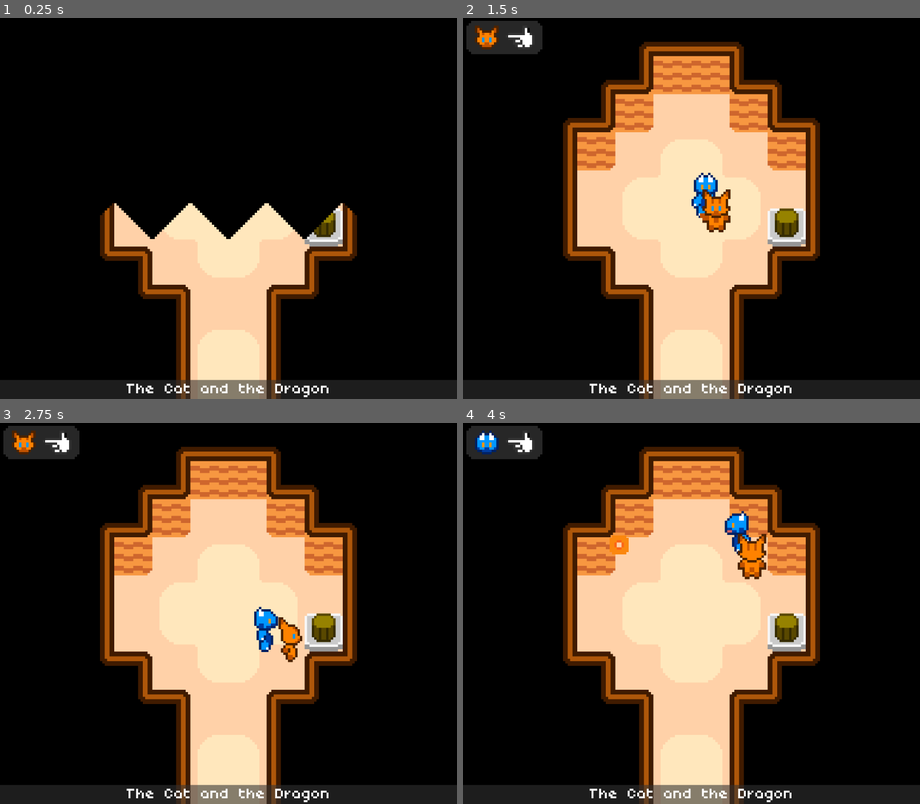
Above: before the commit, frames 1-4 (two rows, left to right).
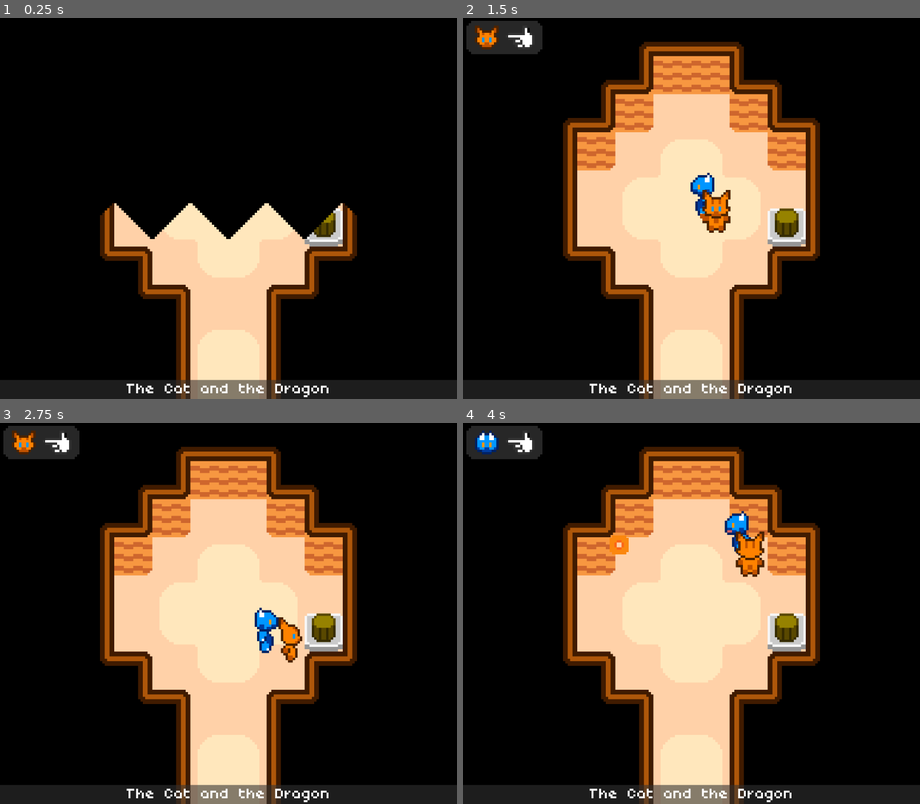
Above: after the commit, the same moments.

Repository: Team-Bunglon/katgon-dungeon
Game: Godot game, scene res://rooms/main_dungeon.tscn
Two runs of this game, one before a commit and one after it. Both use one fixed random seed, a clock stepped at 60 frames per second and the inputs below. This scene is started directly instead of the project's main scene.
Inputs:
- Up to frame 1 (0.25 s): no input
- Up to frame 2 (1.5 s): hold Right (move_right) 0.53-1.28 s; tap X (action_alt) at 0.6 s; hold Down (move_down) from 1.28 s (still down); tap Z (action_main) at 1.35 s
- Up to frame 3 (2.75 s): release Down (move_down) at 2.03 s; hold Right (move_right) from 2.03 s (still down); tap V (follow_mode) at 2.1 s
- Up to frame 4 (4 s): release Right (move_right) at 2.78 s; hold Up (move_up) 2.78-3.53 s; tap C (swap_character) at 2.85 s; hold Left (move_left) from 3.53 s (still down); tap X (action_alt) at 3.6 s

The runs differ from the first frame. In frame 2, 0.4% of the frame differs, in the area x 49-59%, y 40-57%; in frame 3, 0.2%; in frame 4, 0.5%, in the area x 59-67%, y 28-42%.

Commit message:
Some sound for objects 2

Diff:
--- a/chars/player_var.gd
+++ b/chars/player_var.gd
@@ -12,8 +12,8 @@
 
 # Win variables
 @onready var game_run: bool = false
+@onready var game_complete: bool = false
 @onready var final_time: String
-@onready var game_complete: bool = false
 
 # Pause menu node
 @onready var is_paused: bool = false
--- a/objects/help.gd
+++ b/objects/help.gd
@@ -5,16 +5,22 @@
 @onready var help_node: Control = get_tree().get_root().find_child("HelpUI", true, false)
 @onready var obtain_node: Control = get_tree().get_root().find_child("ObtainUI", true, false)
 @onready var state: Variant = $AnimationTree.get("parameters/playback")
+@onready var body_inside: Dictionary
 
 func _on_body_entered(body:Node2D):
 	if "Player" in body.name:
+		if body_inside.is_empty():
+			state.travel("step")
+			Sound.play("Help")
+		body_inside[body.name] = true
 		obtain_node.hide()
 		help_node.get_node("HelpLabelTop").text = help_text_top
 		help_node.get_node("HelpLabelBottom").text = help_text_bottom
 		help_node.show()
-		state.travel("step")
 
 func _on_body_exited(body:Node2D):
 	if "Player" in body.name:
-		help_node.hide()
-		state.travel("idle")
+		body_inside.erase(body.name)
+		if body_inside.is_empty():
+			help_node.hide()
+			state.travel("idle")
--- a/objects/help.tscn
+++ b/objects/help.tscn
@@ -1,8 +1,7 @@
-[gd_scene load_steps=15 format=3 uid="uid://rm5850pxwruu"]
+[gd_scene load_steps=14 format=3 uid="uid://rm5850pxwruu"]
 
 [ext_resource type="Script" path="res://objects/help.gd" id="1_e6xdg"]
 [ext_resource type="Texture2D" uid="uid://cxt4xj6xu3qua" path="res://assets/sprites/help.png" id="2_d2hev"]
-[ext_resource type="AudioStream" uid="uid://1tnqiiqtgn73" path="res://assets/audio/help.wav" id="3_ph7ps"]
 
 [sub_resource type="Animation" id="Animation_t6r00"]
 length = 0.001
@@ -17,18 +16,6 @@
 "transitions": PackedFloat32Array(1),
 "update": 1,
 "values": [0]
-}
-tracks/1/type = "value"
-tracks/1/imported = false
-tracks/1/enabled = true
-tracks/1/path = NodePath("HelpSound:playing")
-tracks/1/interp = 1
-tracks/1/loop_wrap = true
-tracks/1/keys = {
-"times": PackedFloat32Array(0),
-"transitions": PackedFloat32Array(1),
-"update": 1,
-"values": [false]
 }
 
 [sub_resource type="Animation" id="Animation_pwty0"]
@@ -61,18 +48,6 @@
 "transitions": PackedFloat32Array(1),
 "update": 1,
 "values": [1]
-}
-tracks/1/type = "value"
-tracks/1/imported = false
-tracks/1/enabled = true
-tracks/1/path = NodePath("HelpSound:playing")
-tracks/1/interp = 1
-tracks/1/loop_wrap = true
-tracks/1/keys = {
-"times": PackedFloat32Array(0),
-"transitions": PackedFloat32Array(1),
-"update": 1,
-"values": [true]
 }
 
 [sub_resource type="AnimationLibrary" id="AnimationLibrary_1bnhm"]
@@ -129,9 +104,5 @@
 visibility_layer = 3
 shape = SubResource("RectangleShape2D_yvgp7")
 
-[node name="HelpSound" type="AudioStreamPlayer" parent="."]
-stream = ExtResource("3_ph7ps")
-volume_db = -10.0
-
 [connection signal="body_entered" from="." to="." method="_on_body_entered"]
 [connection signal="body_exited" from="." to="." method="_on_body_exited"]
--- a/objects/pawpad.gd
+++ b/objects/pawpad.gd
@@ -14,7 +14,7 @@
 		is_active = true
 		$Sprite2D.frame = 1
 		RoomVar.button_states[number] = true
-		$PushSound.play()
+		Sound.play("Pawpad")
 		for n in target_node:
 			n.immediate_button_presses()
 		for p in other_pawpad:
--- a/objects/pawpad.tscn
+++ b/objects/pawpad.tscn
@@ -1,8 +1,7 @@
-[gd_scene load_steps=5 format=3 uid="uid://br07j38r86m86"]
+[gd_scene load_steps=4 format=3 uid="uid://br07j38r86m86"]
 
 [ext_resource type="Script" path="res://objects/pawpad.gd" id="1_g3nr3"]
 [ext_resource type="Texture2D" uid="uid://d4nscpd3c2am4" path="res://assets/sprites/button_pawpad.png" id="2_t4grk"]
-[ext_resource type="AudioStream" uid="uid://errqo35uthjq" path="res://assets/audio/pawpad.wav" id="3_fuq1k"]
 
 [sub_resource type="RectangleShape2D" id="RectangleShape2D_yvgp7"]
 size = Vector2(16, 16)
@@ -19,8 +18,3 @@
 
 [node name="CollisionShape2D" type="CollisionShape2D" parent="."]
 shape = SubResource("RectangleShape2D_yvgp7")
-
-[node name="PushSound" type="AudioStreamPlayer" parent="."]
-stream = ExtResource("3_fuq1k")
-volume_db = -5.0
-pitch_scale = 0.9
--- a/rooms/main_dungeon.tscn
+++ b/rooms/main_dungeon.tscn
@@ -224,6 +224,7 @@
 
 [node name="SplitUI" parent="CanvasLayer" instance=ExtResource("5_kpu8t")]
 visible = false
+z_index = 1
 offset_right = -903.0
 offset_bottom = -763.0
 
@@ -303,7 +304,7 @@
 offset_top = 760.0
 offset_right = 960.0
 offset_bottom = 800.0
-color = Color(0.196078, 0.196078, 0.196078, 0.588235)
+color = Color(0.194349, 0.194349, 0.194349, 0.588235)
 
 [node name="Camera2D" type="Camera2D" parent="."]
 position = Vector2(480, 400)
@@ -320,7 +321,7 @@
 
 [node name="Player1" parent="." instance=ExtResource("2_y4cgc")]
 z_index = 1
-position = Vector2(450, 369)
+position = Vector2(450, 370)
 scale = Vector2(5, 5)
 slide_on_ceiling = false
 
--- a/rooms/room2.tscn
+++ b/rooms/room2.tscn
@@ -42,7 +42,7 @@
 [node name="Help" parent="Interactibles" instance=ExtResource("5_rdd61")]
 position = Vector2(600, 280)
 scale = Vector2(5, 5)
-help_text_top = "Press Z to hit"
+help_text_top = "Press [Z] to hit"
 help_text_bottom = "the buttons"
 
 [node name="Button#21" parent="Interactibles" instance=ExtResource("4_nctvm")]
